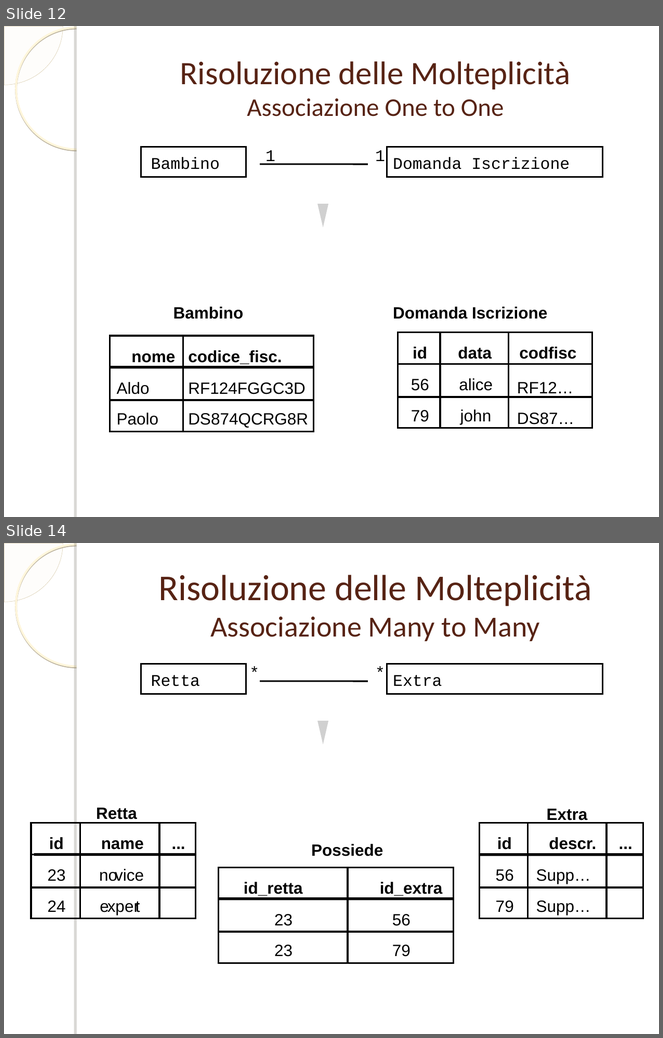
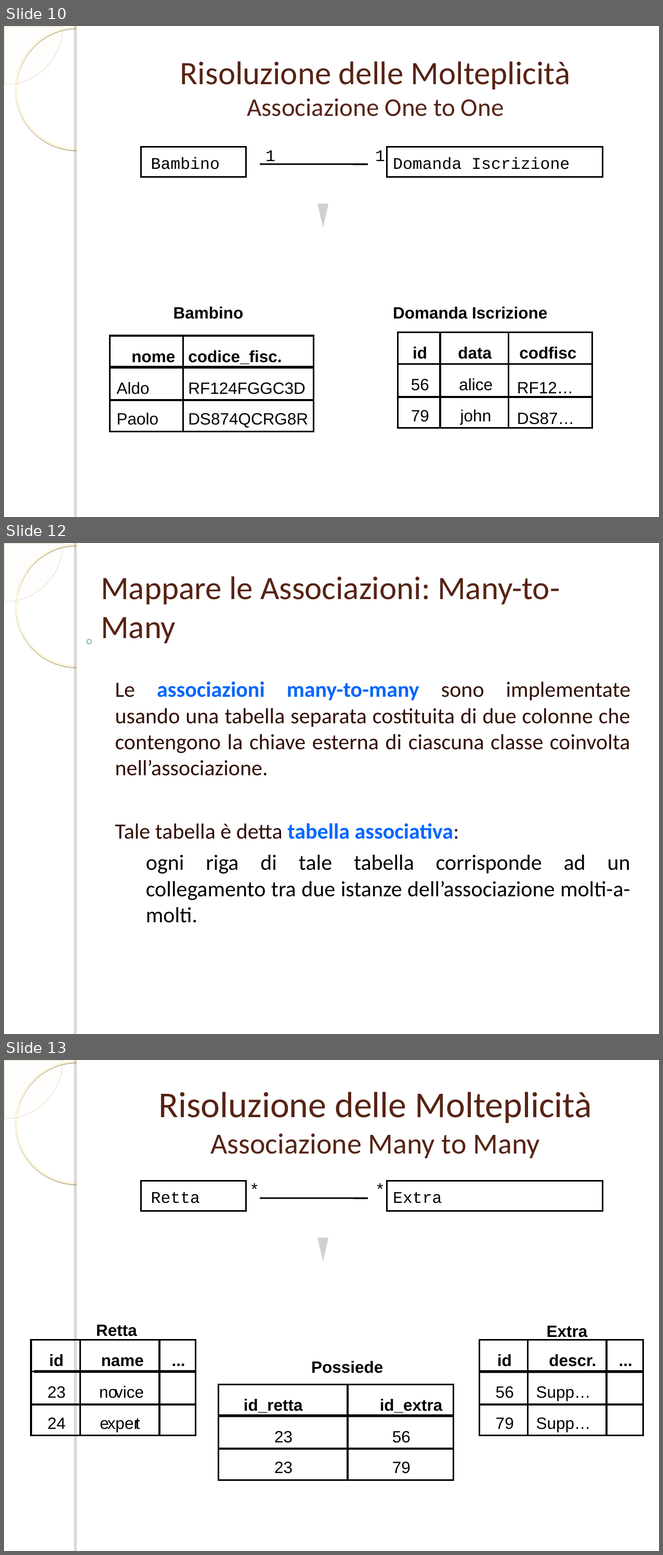
Before and after one commit to ammirate/at-silo, a slide deck: documenti_comuni/PresentazioneDB.ppt. Shown one above the other, each under a label of ours: slides 12 and 14 before the commit, slides 10, 12 and 13 after it; the slides between them are not shown. The pictures are 663x1038 and 663x1555 pixels, drawn with LibreOffice and Linux fonts; fonts in the diff are those of the drawing; grey boxes stand for pictures; background and template pictures are left out. Boxes give left, top, right and bottom in pixels: in the first picture for what was removed or moved away, otherwise in the second. Text is boxed around its words. In the diff, an @@ line names an element or a change of style, - is before the commit and + after.

```diff
--- a/documenti_comuni/PresentazioneDB.ppt
+++ b/documenti_comuni/PresentazioneDB.ppt
@@ slide 12 added at [4,543,659,1034], background picture (left out); not listed: 4 template elements that a slide beside it also shows @@
@@ title added at [101,576,560,643], 36 pt, text #572314 @@
+Mappare le Associazioni: Many-to-Many
@@ ellipse added at [87,639,92,644], outline #307F93 0.99 pt @@
@@ subtitle added at [115,681,631,923], 24 pt, text #320E04 @@
+Le associazioni many-to-many sono implementate usando una tabella separata costituita di due colonne che contengono la chiave esterna di ciascuna classe coinvolta nell’associazione.
+Tale tabella è detta tabella associativa:
+  ogni riga di tale tabella corrisponde ad un collegamento tra due istanze dell’associazione molti-a-molti.
@@ what was slide 12 is now slide 10 @@
@@ what was slide 14 is now slide 13 @@
```
Also in this commit, not shown: 3 slides changed, 8 other slides added, 10 slides removed.
